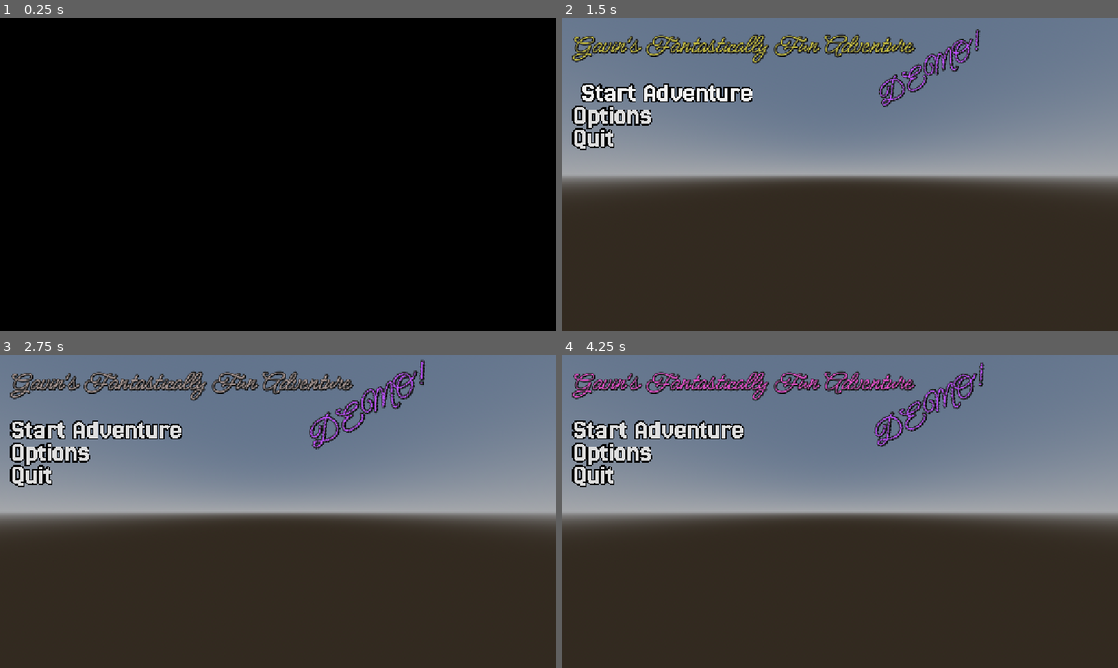
Above: before the commit, frames 1-4 (two rows, left to right).
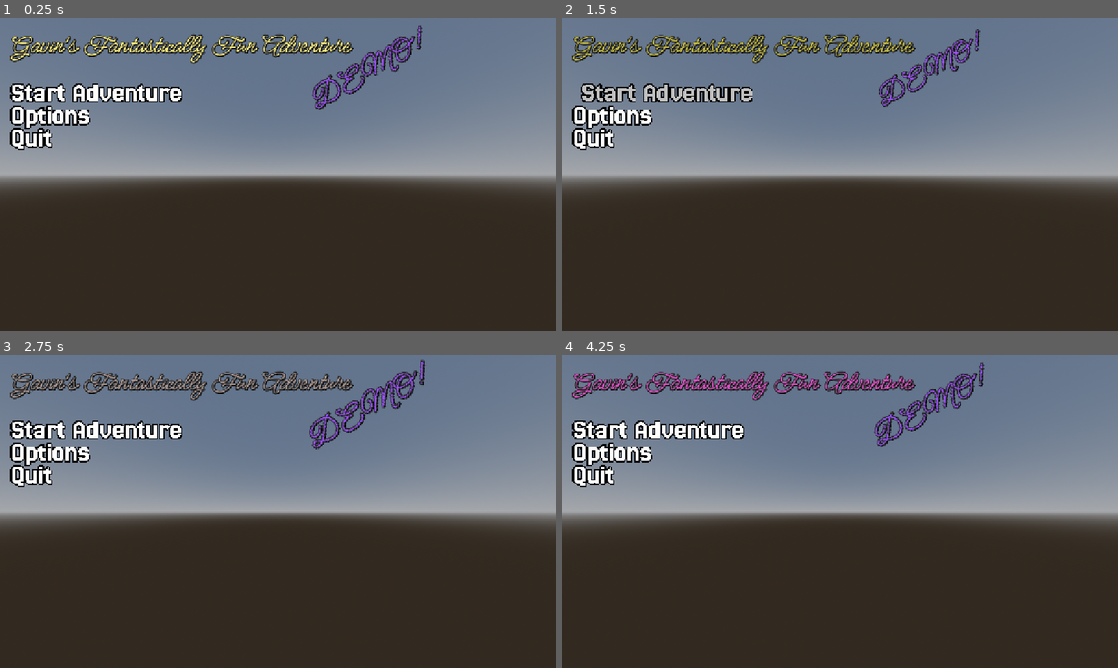
Above: after the commit, the same moments.

Repository: Workaholic-Games/Gavins-Fantastically-Fun-Adventure
Game: Godot game, scene res://levels/title.tscn
Two runs of this game, one before a commit and one after it. Both use one fixed random seed, a clock stepped at 60 frames per second and the inputs below. Video files are missing from this copy of the repository; at most half a second of black plays in their place.
Inputs (mouse positions are in pixels of both pictures, inside the frame that each line leads up to):
- Up to frame 1 (0.25 s): no input
- Up to frame 2 (1.5 s): click "Start Adventure" at 0.5 s; click "Start Adventure" at 1.25 s
- Up to frame 3 (2.75 s): tap Enter (ui_accept) at 2, 2.27 s; move the mouse to (400, 495) at 2.02 s; hold D (right) from 2.03 s (still down)
- Up to frame 4 (4.25 s): move the mouse to (728, 527) at 2.77 s; release D (right) at 2.78 s; hold S (backward) 2.78-3.53 s; tap Enter (ui_accept) at 3.02 s; move the mouse to (895, 442) at 3.52 s; hold D (right) from 3.53 s (still down)

The runs differ from the first frame. In frame 1, 99% of the frame differs, in the area x 0-100%, y 0-100%; in frame 2, 1.5%; in frame 3, 1.6%; in frame 4, 1.6%.

Commit message:
hover states

Diff:
--- a/levels/title.gd
+++ b/levels/title.gd
@@ -3,8 +3,13 @@
 
 
 func _ready() -> void:
-	$TitleUI/Intro.play()
+	$TitleUI/Intro.queue_free()
+	#$TitleUI/Intro.play()
 
 
 func _on_intro_finished() -> void:
 	$TitleUI/Intro.queue_free()
+
+
+func _title_button_hovered() -> void:
+	$Hover.play()
--- a/levels/title.tscn
+++ b/levels/title.tscn
@@ -3,6 +3,7 @@
 [ext_resource type="FontFile" uid="uid://b4ev6t8j5l8fr" path="res://ui/fonts/MeowScript-Regular.ttf" id="1_0byv1"]
 [ext_resource type="Script" uid="uid://b25hc13op0v5i" path="res://levels/title.gd" id="1_k86xs"]
 [ext_resource type="VideoStream" uid="uid://mljq4feqomjj" path="res://branding/intro.ogv" id="3_gwl5o"]
+[ext_resource type="AudioStream" uid="uid://cb0bumt5bqasd" path="res://hover.mp3" id="4_525av"]
 
 [sub_resource type="ProceduralSkyMaterial" id="ProceduralSkyMaterial_21ket"]
 
@@ -87,7 +88,7 @@
 [sub_resource type="LabelSettings" id="LabelSettings_gwl5o"]
 font = ExtResource("1_0byv1")
 font_size = 64
-font_color = Color(0.7393334, 0.32, 1, 1)
+font_color = Color(0.6146667, 0.32, 1, 1)
 outline_size = 8
 outline_color = Color(0.16, 0.16, 0.16, 1)
 shadow_size = 8
@@ -164,9 +165,18 @@
 alignment = 0
 
 [node name="Intro" type="VideoStreamPlayer" parent="TitleUI" unique_id=1541091028]
+visible = false
 offset_right = 1280.0
 offset_bottom = 720.0
 stream = ExtResource("3_gwl5o")
 expand = true
 
+[node name="Hover" type="AudioStreamPlayer" parent="." unique_id=1839979199]
+stream = ExtResource("4_525av")
+volume_db = -15.0
+pitch_scale = 1.5
+
+[connection signal="mouse_entered" from="TitleUI/VBoxContainer/Start" to="." method="_title_button_hovered"]
+[connection signal="mouse_entered" from="TitleUI/VBoxContainer/Options" to="." method="_title_button_hovered"]
+[connection signal="mouse_entered" from="TitleUI/VBoxContainer/Quit" to="." method="_title_button_hovered"]
 [connection signal="finished" from="TitleUI/Intro" to="." method="_on_intro_finished"]
--- a/ui/theme.tres
+++ b/ui/theme.tres
@@ -13,6 +13,9 @@
 
 [resource]
 TitleButton/base_type = &"Button"
+TitleButton/colors/font_color = Color(1, 1, 1, 1)
+TitleButton/colors/font_hover_color = Color(0.7581918, 0.7581918, 0.7581917, 1)
+TitleButton/colors/font_pressed_color = Color(0.63375676, 0.6337568, 0.63375676, 1)
 TitleButton/constants/outline_size = 12
 TitleButton/styles/focus = null
 TitleButton/styles/hover = SubResource("StyleBoxFlat_rqugq")
